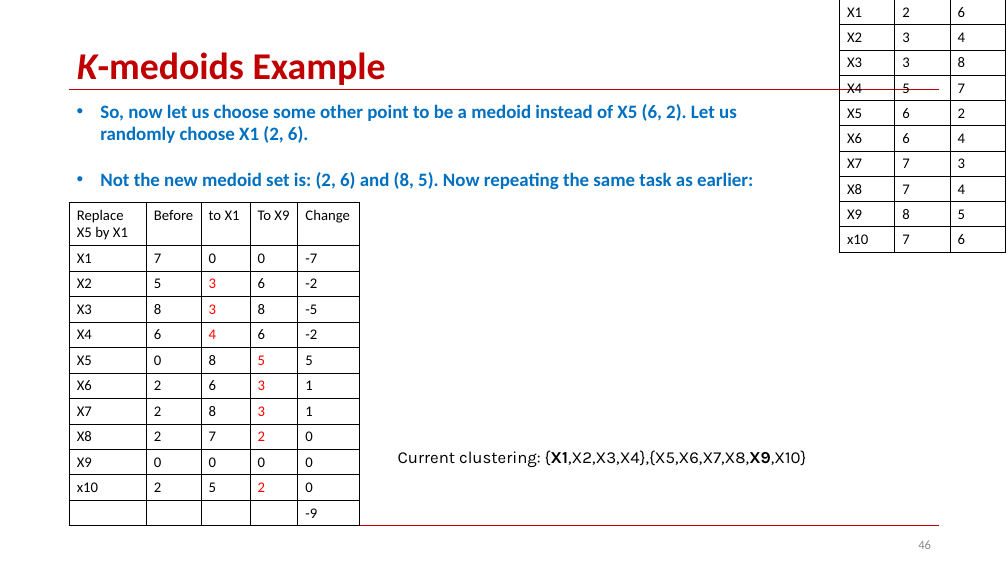
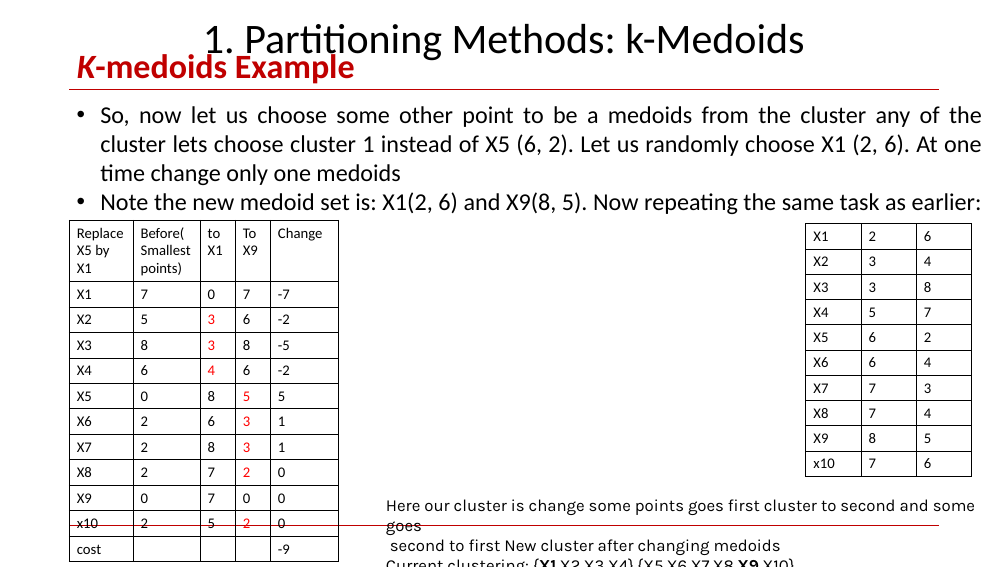
Before and after one commit to skysumitkumar/Du_Mca, a slide deck: slide 42 of 3rd_semester/Data_Science_with_python/PPT/Unit_4/Clustering-Part1.pptx (slide 46 before the commit). Drawn at 1008x567 pixels with LibreOffice and Linux fonts; fonts in the diff are those of the drawing. Boxes give left, top, right and bottom in pixels: in the first picture for what was removed or moved away, otherwise in the second. Text is boxed around its words. In the diff, an @@ line names an element or a change of style, - is before the commit and + after.

Commit message:
update_k_medoids_in_Clustering-Part1

```diff
--- a/3rd_semester/Data_Science_with_python/PPT/Unit_4/Clustering-Part1.pptx
+++ b/3rd_semester/Data_Science_with_python/PPT/Unit_4/Clustering-Part1.pptx
@@ text added at bbox=[203, 24, 804, 63], 40 pt, text #000000 @@
+1. Partitioning Methods: k-Medoids
@@ title "K-medoids Example" at bbox=[77, 50, 355, 84]: size 36 to 32.4 pt @@
@@ text at bbox=[100, 106, 982, 214]: text changed; size 18 to 23 pt; text colour #0070C0 to #000000; bold off @@
-• So, now let us choose some other point to be a medoid instead of X5 (6, 2). Let us randomly choose X1 (2, 6).
-• Not the new medoid set is: (2, 6) and (8, 5). Now repeating the same task as earlier:
+• So, now let us choose some other point to be a medoids from the cluster any of the cluster lets choose cluster 1 instead of X5 (6, 2). Let us randomly choose X1 (2, 6). At one time change only one medoids
+• Note the new medoid set is: X1(2, 6) and X9(8, 5). Now repeating the same task as earlier:
@@ table at bbox=[70, 220, 338, 558] @@
-row 1, column 2: Before
+row 1, column 2: Before( Smallest points)
-row 2, column 4: 0
+row 2, column 4: 7
-row 10, column 3: 0
+row 10, column 3: 7
-row 12, column 1: 
+row 12, column 1: cost
@@ table: place and size @@
-table at bbox=[70, 203, 361, 523]
+table at bbox=[70, 220, 338, 558]
@@ table: place and size @@
-table at bbox=[839, 0, 1005, 252]
+table at bbox=[806, 224, 972, 476]
@@ text removed at bbox=[398, 450, 807, 467] @@
-Current clustering: {X1,X2,X3,X4},{X5,X6,X7,X8,X9,X10}
@@ text added at bbox=[386, 499, 975, 555], 16 pt, text #000000 @@
+Here our cluster is change some points goes first cluster to second and some goes
+second to first New cluster after changing medoids
+Current clustering: {X1,X2,X3,X4},{X5,X6,X7,X8,X9,X10}
@@ page number removed at bbox=[918, 540, 931, 549] @@
-46
```
Also in this commit, not shown: 2 other slides changed, 2 slides added, 6 slides removed.
